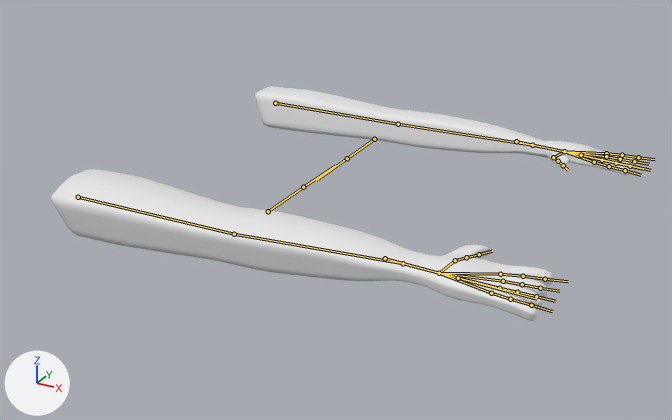
One commit to the FBX model city-sim/Assets/Models/Arms.fbx: the scene before it, then after it.
Rendered twice from a camera (50 mm lens) standing at (3.81, -4.88, 2.41) and looking at (1.17, -0.07, 0.0). Every picture has the same lights, and +X, +Y and +Z are marked at lower left. The bones that bend it are drawn over the model as lines.
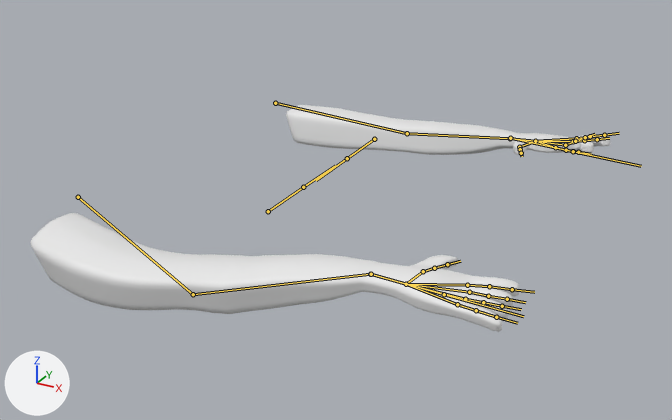
The newer file adds an action. The first version stands in its rest pose; the second is drawn at frame 13 of the action 'Armature|Idle'.

Pixel boxes [x1, y1, x2, y2] of what changed, in the pictures (672 x 420 px):
'Cube.001', posed
    before: [51, 86, 642, 321]
    after: [30, 105, 611, 332]
bone 'Bicep.L', root to tip
    before: (275, 103) to (398, 124)
    after: (275, 103) to (407, 133)
bone 'Forearm.L', root to tip
    before: (398, 124) to (532, 145)
    after: (407, 133) to (510, 138)
bone 'Bone.008', root to tip
    before: (606, 153) to (622, 155)
    after: (576, 138) to (590, 136)
bone 'Bone.010', root to tip
    before: (606, 156) to (620, 159)
    after: (573, 141) to (584, 140)
bone 'Bone.012', root to tip
    before: (602, 160) to (616, 163)
    after: (565, 145) to (575, 141)
bone 'Bicep.R', root to tip
    before: (78, 197) to (234, 234)
    after: (78, 197) to (193, 294)
bone 'Forearm.R', root to tip
    before: (234, 234) to (403, 263)
    after: (193, 294) to (370, 274)
bone 'Wrist.R', root to tip
    before: (403, 263) to (439, 273)
    after: (370, 274) to (406, 284)

The edits, one by one:
Bone 'Bicep.L' (bone_bicep_l) turns from (0, 0, 0) to (-22, -1, -12) degrees about its own x, y and z.
Bone 'Forearm.L' (bone_forearm_l) turns from (0, 0, 0) to (38, -8, 23) degrees about its own x, y and z.
Bone 'Bone.008' (bone_bone_008) turns from (0, 0, 0) to (0, 1, 8) degrees about its own x, y and z.
Bone 'Bone.010' (bone_bone_010) turns from (0, 0, 0) to (-1, 2, 8) degrees about its own x, y and z.
Bone 'Bone.012' (bone_bone_012) turns from (0, 0, 0) to (1, 8, 22) degrees about its own x, y and z.
Bone 'Bicep.R' (bone_bicep_r) turns from (0, 0, 0) to (16, 3, -13) degrees about its own x, y and z.
Bone 'Forearm.R' (bone_forearm_r) turns from (0, 0, 0) to (-27, 6, 24) degrees about its own x, y and z.
Bone 'Wrist.R' (bone_wrist_r) turns from (0, 0, 0) to (12, 0, -12) degrees about its own x, y and z.
